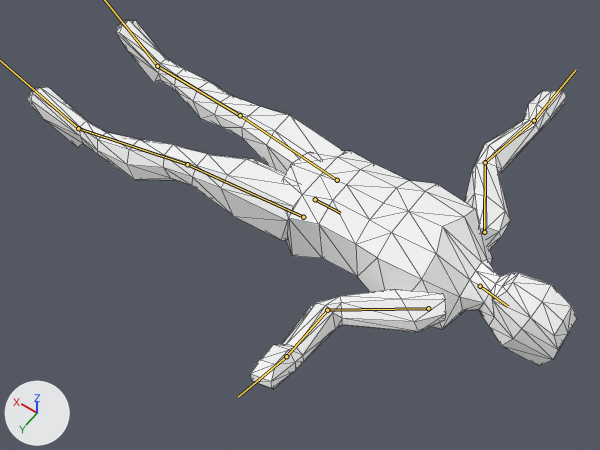
A saved change to the glTF model wd/models/attacker.glb.
The view is the same before and after, from a 50 mm lens placed at (-2.416, 1.409, 2.16), pointed at (-1.457, 0.066, 0.049). The lights are fixed; the arrows at lower left show +X, +Y and +Z. Both versions are drawn at frame 16 of the action 'death'; the numbers are the values there. The bones that bend it are drawn over the model as lines. Mesh edges are drawn as thin lines.

In view in the first picture: 'attacker'.
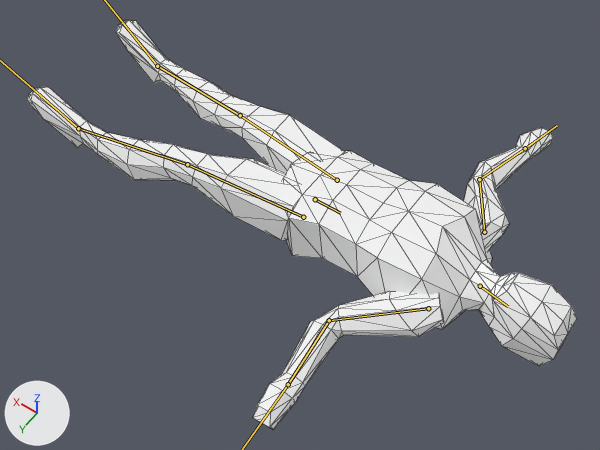
Location of each change, (x1, y1, x2, y2) in pixels of the pictures (600 x 450 px):
'attacker', posed (11% taller): before (27, 20, 577, 389); after (27, 20, 577, 429)
bone 'upperarm.l', root to tip: before (428, 308) to (327, 310); after (428, 308) to (329, 320)
bone 'upperarm.r', root to tip: before (484, 232) to (485, 162); after (484, 232) to (479, 179)
bone 'hand.r', root to tip: before (534, 120) to (575, 70); after (525, 148) to (557, 125)

Diff of the bpy script that builds the scene:
```diff
--- a/wd/models/attacker.glb.py
+++ b/wd/models/attacker.glb.py
@@ bone_upperarm_l @@
 bone_upperarm_l = bpy.data.objects['Armature'].pose.bones['upperarm.l']  # child of 'torso'
-bone_upperarm_l.rotation_quaternion = (0.959, -0.005, -0.28, -0.048)  # degrees (1, -32, -6)
+bone_upperarm_l.rotation_quaternion = (0.899, 0.023, -0.432, 0.074)  # degrees (-2, -51, 10)
@@ bone_hand_l @@
 bone_hand_l = bpy.data.objects['Armature'].pose.bones['hand.l']  # child of 'lowerarm.l'
-bone_hand_l.rotation_quaternion = (1.0, 0.0, 0.0, 0.0)  # degrees (0, 0, 0)
+bone_hand_l.rotation_quaternion = (0.995, 0.096, 0.002, 0.027)  # degrees (11, 0, 3)
@@ bone_upperarm_r @@
 bone_upperarm_r = bpy.data.objects['Armature'].pose.bones['upperarm.r']  # child of 'torso'
-bone_upperarm_r.rotation_quaternion = (-0.959, -0.215, -0.175, -0.055)  # degrees (27, 18, 11)
+bone_upperarm_r.rotation_quaternion = (-0.936, -0.224, -0.265, 0.054)  # degrees (27, 31, 1)
@@ bone_hand_r @@
 bone_hand_r = bpy.data.objects['Armature'].pose.bones['hand.r']  # child of 'lowerarm.r'
-bone_hand_r.rotation_quaternion = (1.0, 0.0, 0.0, 0.0)  # degrees (0, 0, 0)
+bone_hand_r.rotation_quaternion = (0.986, 0.116, -0.023, -0.114)  # degrees (13, -1, -13)
```
